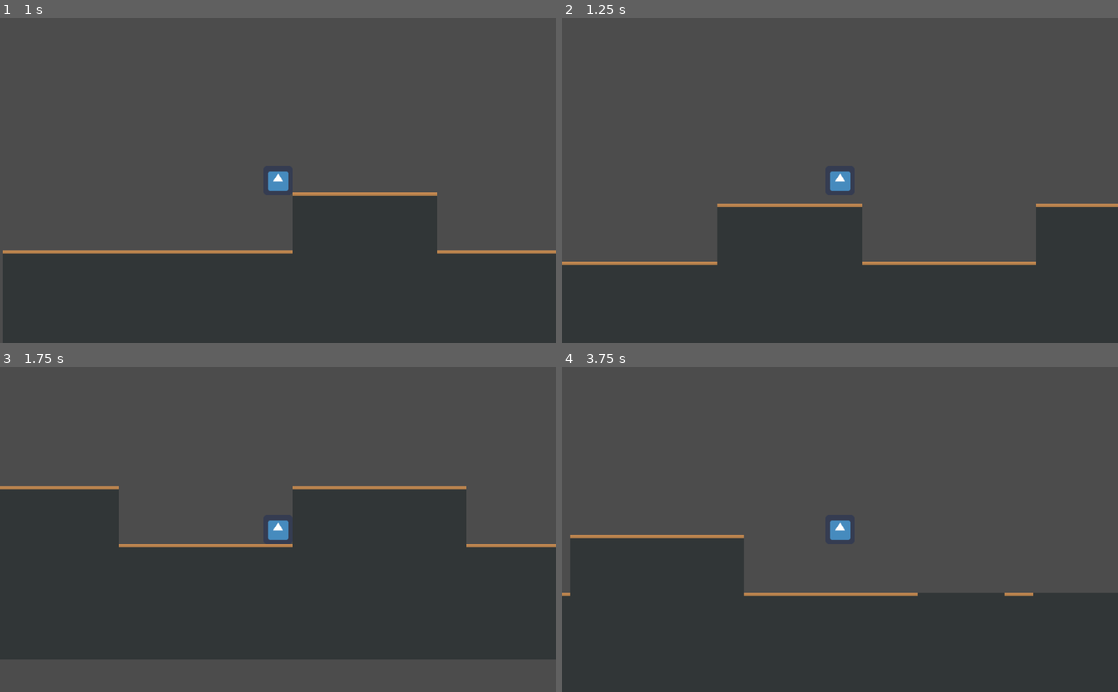
Above: before the commit, frames 1-4 (two rows, left to right).
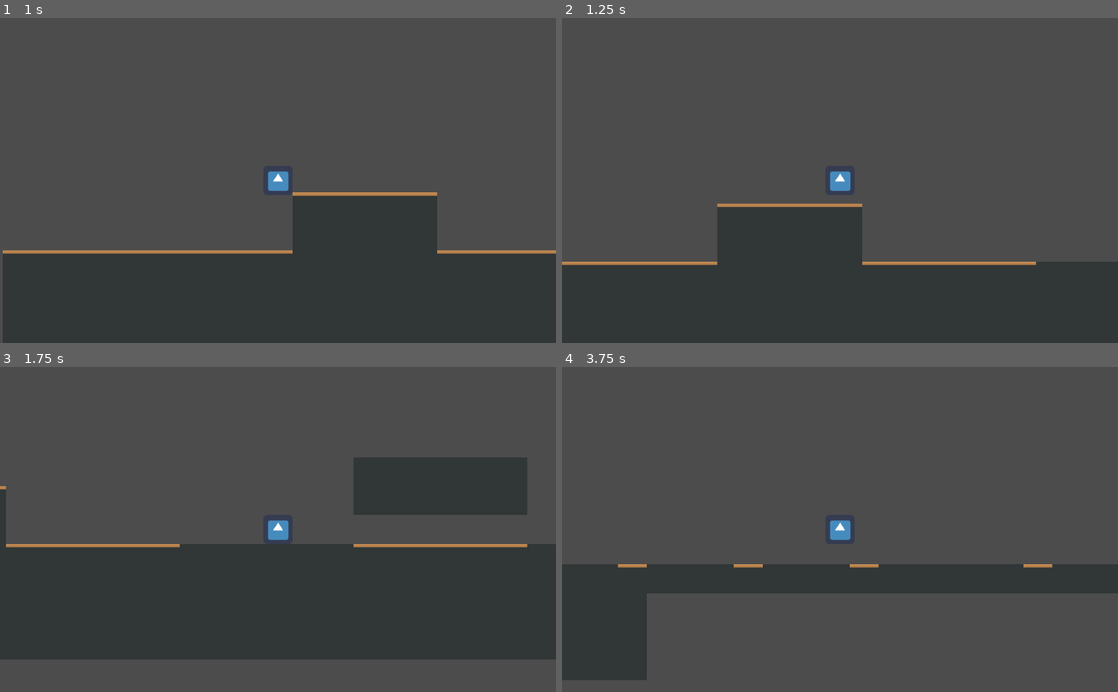
Above: after the commit, the same moments.

Repository: oleksadobush/Up_is_Down
Game: Godot game, scene res://Scenes/Main.tscn
Two runs of this game, one before a commit and one after it. Both use one fixed random seed, a clock stepped at 60 frames per second and the inputs below. The engine's default icon, where the game draws it, is replaced by a stand-in: a white triangle on a blue panel in a dark square.
Inputs:
- Up to frame 1 (1 s): hold Right (RIGHT) from 0.53 s (still down); tap Up (UP) at 0.77 s
- Up to frame 2 (1.25 s): keep holding Right (RIGHT)
- Up to frame 3 (1.75 s): keep holding Right (RIGHT); tap Up (UP) at 1.52 s
- Up to frame 4 (3.75 s): release Right (RIGHT) at 2.03 s; hold Down (DOWN) 2.03-2.78 s; hold Right (RIGHT) from 2.78 s (still down); tap Up (UP) at 3.02 s

Frame 1 is identical in both runs. In frame 2, 2.6% of the frame differs, in the area x 85-100%, y 57-75%; in frame 3, 12%; in frame 4, 35%, in the area x 0-100%, y 51-100%.

Commit message:
add simple slide

Diff:
--- a/Scenes/Main.tscn
+++ b/Scenes/Main.tscn
@@ -59,7 +59,7 @@
 [node name="TileMap" type="TileMap" parent="."]
 tile_set = SubResource( 2 )
 format = 1
-tile_data = PoolIntArray( -262057, 1, 0, -196521, 1, 0, -130985, 1, 0, -65449, 1, 0, 10, 0, 0, 11, 0, 0, 12, 0, 0, 13, 0, 0, 14, 0, 0, 21, 0, 0, 22, 0, 0, 23, 0, 0, 24, 0, 0, 25, 0, 0, 26, 0, 0, 87, 1, 0, 65546, 1, 0, 65547, 1, 0, 65548, 1, 0, 65549, 1, 0, 65550, 1, 0, 65557, 1, 0, 65558, 1, 0, 65559, 1, 0, 65560, 1, 0, 65561, 1, 0, 65562, 1, 0, 65623, 1, 0, 131072, 0, 0, 13107 …(3173 unchanged characters)…
+tile_data = PoolIntArray( -262057, 1, 0, -196521, 1, 0, -130985, 1, 0, -65509, 1, 0, -65508, 1, 0, -65507, 1, 0, -65506, 1, 0, -65505, 1, 0, -65504, 1, 0, -65449, 1, 0, 10, 0, 0, 11, 0, 0, 12, 0, 0, 13, 0, 0, 14, 0, 0, 27, 1, 0, 28, 1, 0, 29, 1, 0, 30, 1, 0, 31, 1, 0, 32, 1, 0, 87, 1, 0, 65546, 1, 0, 65547, 1, 0, 65548, 1, 0, 65549, 1, 0, 65550, 1, 0, 65623, 1, 0, 131072, 0, 0, 13107 …(3173 unchanged characters)…
 
 [node name="Player" parent="." instance=ExtResource( 3 )]
 position = Vector2( 35, 31 )
--- a/Scenes/Player.gd
+++ b/Scenes/Player.gd
@@ -17,8 +17,11 @@
 			jumped = true
 	if Input.is_action_pressed("RIGHT"):
 		velocity.x += speed_up
-	if Input.is_action_pressed("DOWN"):
-		animation_player.play("slide")
+	if Input.is_action_just_pressed("DOWN"):
+		animation_player.play("start_slide")
+	if Input.is_action_just_released("DOWN"):
+		animation_player.play("finish_slide")
+
 	velocity.y += gravity*delta
 	velocity.y = move_and_slide(velocity, Vector2.UP).y
 
--- a/Scenes/Player.tscn
+++ b/Scenes/Player.tscn
@@ -18,8 +18,9 @@
 "values": [ Vector2( 1, 1 ) ]
 }
 
-[sub_resource type="Animation" id=2]
-resource_name = "slide"
+[sub_resource type="Animation" id=3]
+resource_name = "finish_slide"
+length = 0.5
 tracks/0/type = "value"
 tracks/0/path = NodePath(".:scale")
 tracks/0/interp = 1
@@ -27,11 +28,31 @@
 tracks/0/imported = false
 tracks/0/enabled = true
 tracks/0/keys = {
-"times": PoolRealArray( 0, 0.5, 1 ),
-"transitions": PoolRealArray( 0.267943, 0.353553, 1 ),
+"times": PoolRealArray( 0, 0.5 ),
+"transitions": PoolRealArray( 0.353553, 0.267943 ),
 "update": 0,
-"values": [ Vector2( 1, 1 ), Vector2( 1, 0.5 ), Vector2( 1, 1 ) ]
+"values": [ Vector2( 1, 0.5 ), Vector2( 1, 1 ) ]
 }
+
+[sub_resource type="Animation" id=2]
+resource_name = "start_slide"
+length = 0.5
+tracks/0/type = "value"
+tracks/0/path = NodePath(".:scale")
+tracks/0/interp = 1
+tracks/0/loop_wrap = true
+tracks/0/imported = false
+tracks/0/enabled = true
+tracks/0/keys = {
+"times": PoolRealArray( 0, 0.5 ),
+"transitions": PoolRealArray( 0.267943, 0.353553 ),
+"update": 0,
+"values": [ Vector2( 1, 1 ), Vector2( 1, 0.5 ) ]
+}
+
+[sub_resource type="AnimationNodeStateMachine" id=4]
+
+[sub_resource type="AnimationNodeStateMachinePlayback" id=5]
 
 [node name="Player" type="KinematicBody2D"]
 script = ExtResource( 2 )
@@ -48,4 +69,10 @@
 
 [node name="AnimationPlayer" type="AnimationPlayer" parent="."]
 anims/RESET = SubResource( 1 )
-anims/slide = SubResource( 2 )
+anims/finish_slide = SubResource( 3 )
+anims/start_slide = SubResource( 2 )
+
+[node name="AnimationTree" type="AnimationTree" parent="."]
+tree_root = SubResource( 4 )
+anim_player = NodePath("../AnimationPlayer")
+parameters/playback = SubResource( 5 )
Not shown: 1 places in Scenes/Player.tscn that only renumber resources
